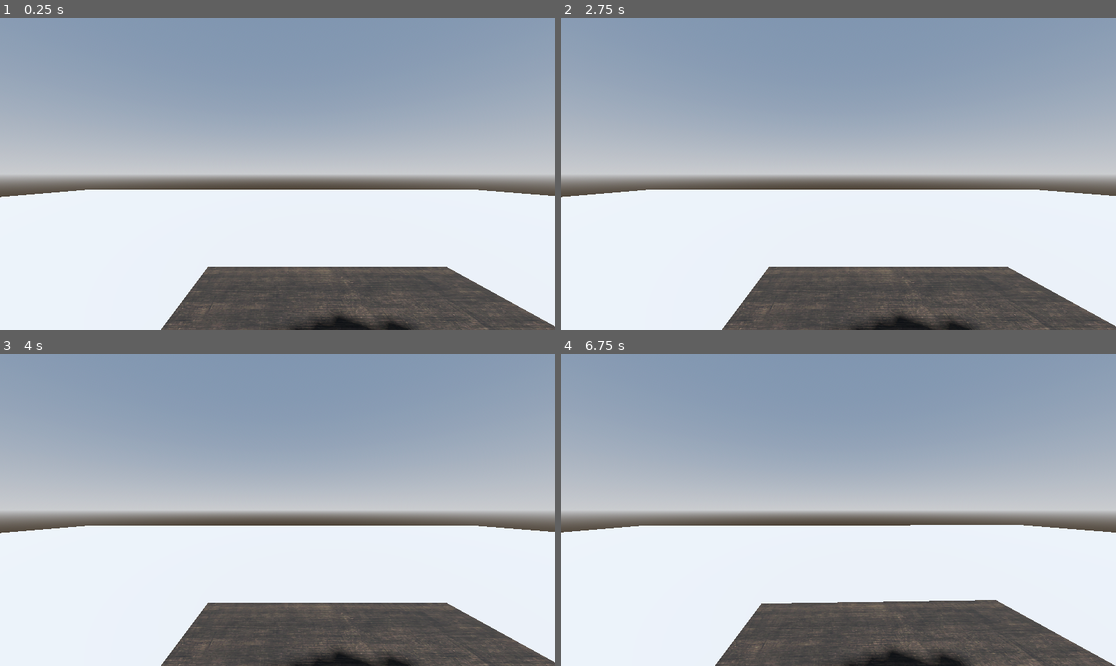
Above: before the commit, frames 1-4 (two rows, left to right).
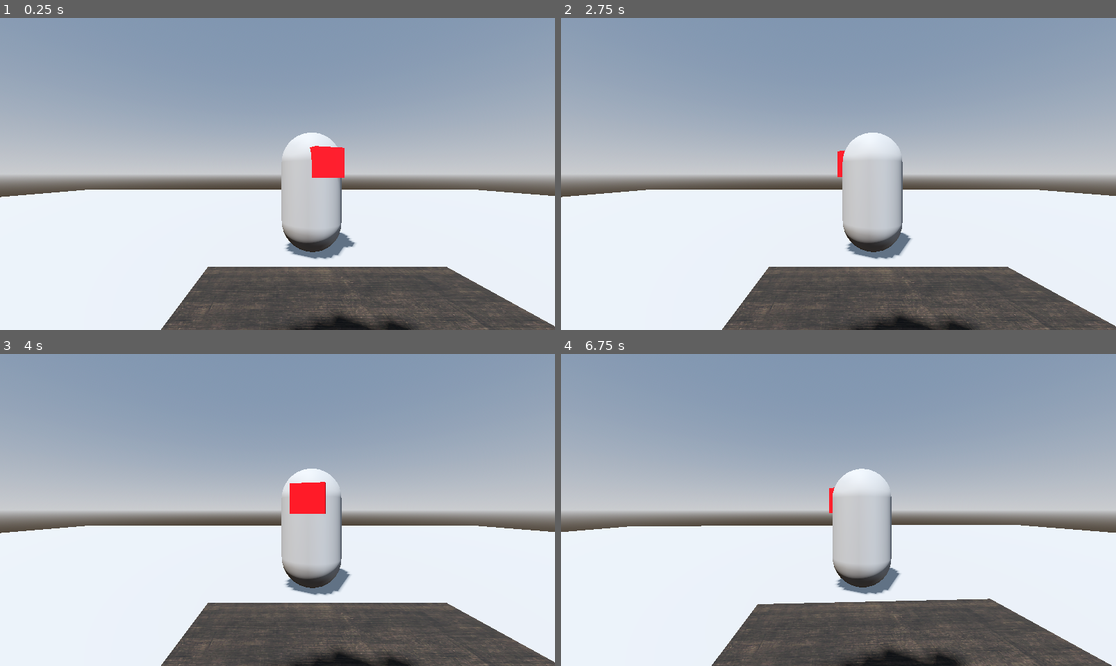
Above: after the commit, the same moments.

Repository: oneshot-death/3d-school-game
Game: Godot game, scene res://Levels/classroom.tscn
The game is run twice, just before and just after one commit, with the same random seed, the same clock (stepped at 60 frames per second) and the same inputs.
Inputs (mouse positions are in pixels of both pictures, inside the frame that each line leads up to):
- Up to frame 1 (0.25 s): no input
- Up to frame 2 (2.75 s): tap Enter (ui_accept) at 0.5, 0.77, 1.52 s; move the mouse to (866, 174) at 0.52 s; hold W (move_forward) from 0.53 s (still down); move the mouse to (810, 174) at 1.27 s; move the mouse to (849, 167) at 2.02 s
- Up to frame 3 (4 s): keep holding W (move_forward); move the mouse to (271, 516) at 2.77 s; tap Enter (ui_accept) at 3.02, 3.77 s; move the mouse to (316, 513) at 3.52 s
- Up to frame 4 (6.75 s): move the mouse to (794, 506) at 4.27 s; tap Enter (ui_accept) at 4.52, 6.02, 6.5 s; move the mouse to (844, 510) at 5.02 s; move the mouse to (816, 503) at 5.77 s; release W (move_forward) at 5.78 s; hold D (move_right) 5.78-6.53 s; move the mouse to (866, 510) at 6.52 s; hold W (move_forward) from 6.53 s (still down)

The runs differ from the first frame. In frame 1, 3.9% of the frame differs, in the area x 50-65%, y 36-78%; in frame 2, 3.6%; in frame 3, 3.8%; in frame 4, 4.3%, in the area x 0-100%, y 36-100%.

Commit message:
Enemy constantly rotating. code currently not working

Diff:
--- /dev/null
+++ b/Enemy/enemy.gd
@@ -0,0 +1,24 @@
+extends CharacterBody3D
+
+@export var rotation_speed_degrees:float=90
+
+@onready var timer:Timer=$Timer
+
+var target_angle:float=180.0
+var rotating:bool=true
+var start_angle:float
+
+func _ready() -> void:
+	start_angle=rotation_degrees.y
+
+func _process(delta: float) -> void:
+	if rotating:
+		rotate_y(delta*rotation_speed_degrees)
+		if rotation_degrees.y-start_angle>=target_angle:
+			rotating=false
+			timer.start()
+
+
+
+func _on_timer_timeout() -> void:
+	rotating=true
--- /dev/null
+++ b/Enemy/enemy.tscn
@@ -0,0 +1,35 @@
+[gd_scene load_steps=5 format=3 uid="uid://vp7h67oaouuh"]
+
+[ext_resource type="Script" uid="uid://0qpm3reib48f" path="res://Enemy/enemy.gd" id="1_2pb1h"]
+
+[sub_resource type="CapsuleMesh" id="CapsuleMesh_hvfyp"]
+
+[sub_resource type="CapsuleShape3D" id="CapsuleShape3D_l8h54"]
+
+[sub_resource type="StandardMaterial3D" id="StandardMaterial3D_xjnqo"]
+albedo_color = Color(0.98160654, 0, 0.08311493, 1)
+
+[node name="Enemy" type="CharacterBody3D"]
+script = ExtResource("1_2pb1h")
+rotation_speed_degrees = 1.5
+
+[node name="MeshInstance3D" type="MeshInstance3D" parent="."]
+mesh = SubResource("CapsuleMesh_hvfyp")
+
+[node name="CollisionShape3D" type="CollisionShape3D" parent="."]
+shape = SubResource("CapsuleShape3D_l8h54")
+
+[node name="CameraPivot" type="Node3D" parent="."]
+transform = Transform3D(1, 0, 0, 0, 1, 0, 0, 0, 1, 0, 0.3, 0)
+
+[node name="Camera3D" type="Camera3D" parent="CameraPivot"]
+
+[node name="Eye" type="CSGBox3D" parent="."]
+transform = Transform3D(1, 0, 0, 0, 1, 0, 0, 0, 1, 0.1754545, 0.47177935, -0.010226756)
+size = Vector3(0.72330475, 0.45239258, 0.51348877)
+material = SubResource("StandardMaterial3D_xjnqo")
+
+[node name="Timer" type="Timer" parent="."]
+wait_time = 3.0
+
+[connection signal="timeout" from="Timer" to="." method="_on_timer_timeout"]
--- a/Levels/classroom.tscn
+++ b/Levels/classroom.tscn
@@ -1,9 +1,10 @@
-[gd_scene load_steps=8 format=3 uid="uid://dufs03881x6hv"]
+[gd_scene load_steps=9 format=3 uid="uid://dufs03881x6hv"]
 
 [ext_resource type="PackedScene" uid="uid://ddxwbra1ge8jn" path="res://Assets/Table/table.tscn" id="1_cn5g2"]
 [ext_resource type="Script" uid="uid://dmtg1mky8mhtm" path="res://Levels/classroom.gd" id="1_h2dca"]
 [ext_resource type="PackedScene" uid="uid://b7mrmm2x01pgy" path="res://Assets/Chair/chair.tscn" id="2_i5tmy"]
 [ext_resource type="PackedScene" uid="uid://d0kr2ypx36t7a" path="res://Player/player.tscn" id="3_i5tmy"]
+[ext_resource type="PackedScene" uid="uid://vp7h67oaouuh" path="res://Enemy/enemy.tscn" id="5_12ryn"]
 
 [sub_resource type="ProceduralSkyMaterial" id="ProceduralSkyMaterial_rcmfc"]
 sky_horizon_color = Color(0.66224277, 0.6717428, 0.6867428, 1)
@@ -40,3 +41,7 @@
 
 [node name="Player" parent="." groups=["player"] instance=ExtResource("3_i5tmy")]
 transform = Transform3D(-1, 0, -8.742278e-08, 0, 1, 0, 8.742278e-08, 0, -1, 0.33773738, 1, -1.075361)
+rotation_speed_degrees = 3.0
+
+[node name="Enemy" parent="." instance=ExtResource("5_12ryn")]
+transform = Transform3D(-4.371139e-08, 0, 1, 0, 1, 0, -1, 0, -4.371139e-08, -0.23305535, 1, 2.4059172)
--- a/Player/player.gd
+++ b/Player/player.gd
@@ -47,7 +47,6 @@
 		if Input.is_action_pressed("move_right"):
 			if rotation_degrees.y<0:
 				rotate_y(-rotation_speed_degrees*delta)
-				print(rotation_degrees.y)
 
 func _input(event: InputEvent) -> void:
 	if event is InputEventMouseMotion:
--- /dev/null
+++ b/UI/game_over_screen.tscn
@@ -0,0 +1,31 @@
+[gd_scene load_steps=3 format=3 uid="uid://bh44iwi8blqoo"]
+
+[ext_resource type="FontFile" uid="uid://c2w0v678ir17c" path="res://Font/OpenSans-VariableFont_wdth,wght.ttf" id="1_50k4i"]
+
+[sub_resource type="LabelSettings" id="LabelSettings_ftyas"]
+font = ExtResource("1_50k4i")
+font_size = 64
+
+[node name="GameOverScreen" type="Control"]
+layout_mode = 3
+anchors_preset = 15
+anchor_right = 1.0
+anchor_bottom = 1.0
+grow_horizontal = 2
+grow_vertical = 2
+
+[node name="VBoxContainer" type="VBoxContainer" parent="."]
+layout_mode = 1
+anchors_preset = 15
+anchor_right = 1.0
+anchor_bottom = 1.0
+offset_top = 208.0
+offset_bottom = -352.0
+grow_horizontal = 2
+grow_vertical = 2
+
+[node name="Label" type="Label" parent="VBoxContainer"]
+layout_mode = 2
+text = "Game Over"
+label_settings = SubResource("LabelSettings_ftyas")
+horizontal_alignment = 1
Not shown, added: Enemy/enemy.gd.uid
Binary file added: Font/OpenSans-Italic-VariableFont_wdth,wght.ttf
Not shown, added: Font/OpenSans-Italic-VariableFont_wdth,wght.ttf.import
Binary file added: Font/OpenSans-VariableFont_wdth,wght.ttf
Not shown, added: Font/OpenSans-VariableFont_wdth,wght.ttf.import
